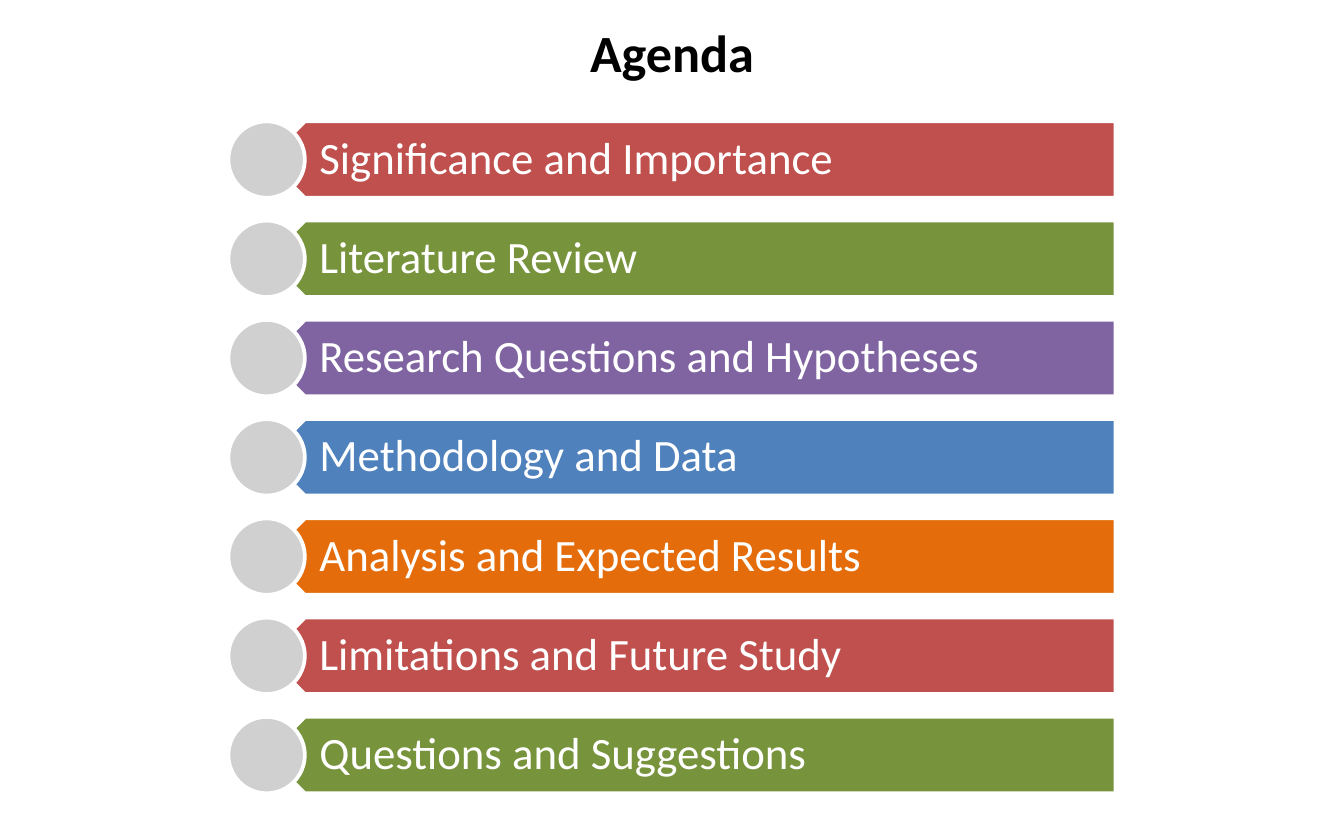
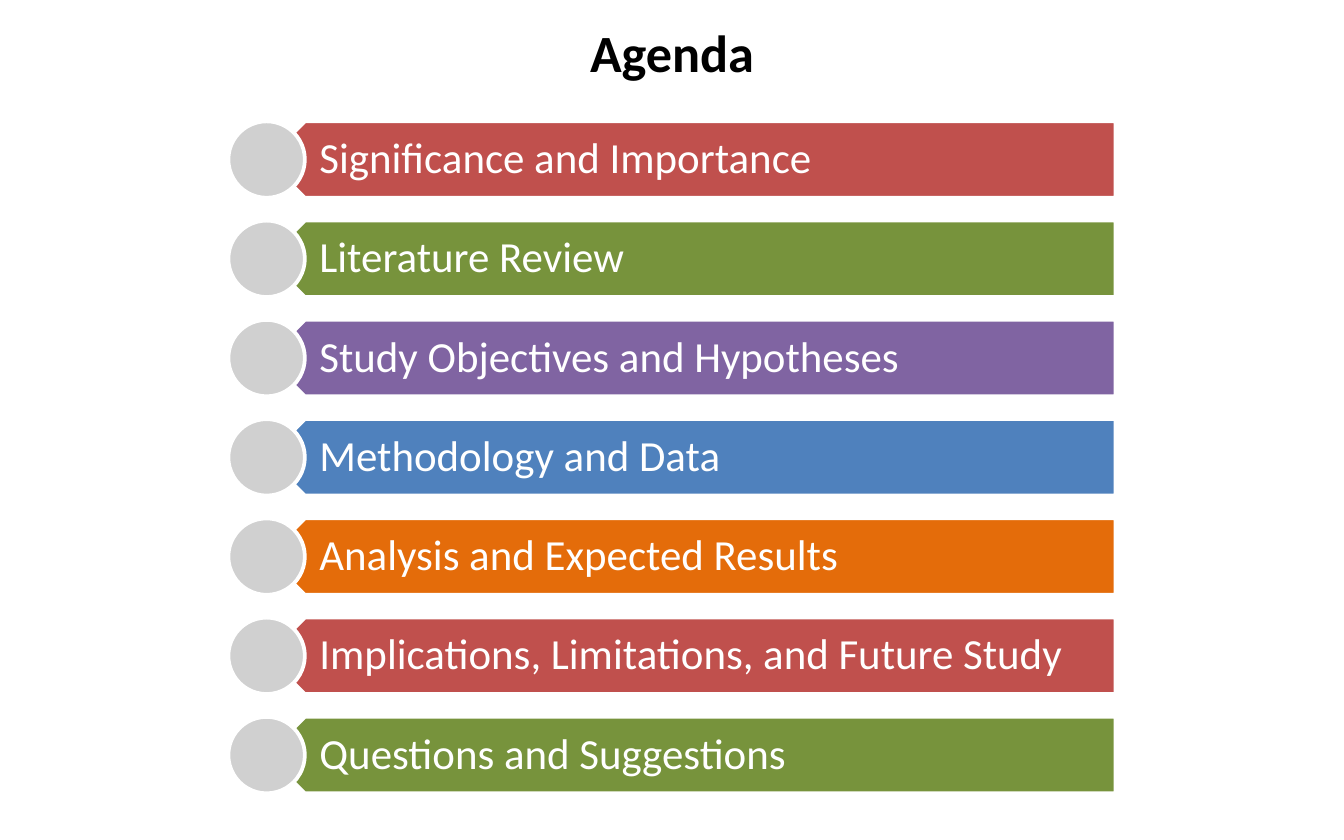
Before and after one commit to SLU-Courses-Townes/SOC5600, a slide deck: slide 2 of FinalProject/Presentation/Townes_SOC5600_FinalProject_Presentation.pptx. Drawn at 1344x840 pixels with LibreOffice and Linux fonts; fonts in the diff are those of the drawing; grey boxes stand for pictures. Boxes give left, top, right and bottom in pixels: in the first picture for what was removed or moved away, otherwise in the second. Text is boxed around its words. In the diff, an @@ line names an element or a change of style, - is before the commit and + after.

```diff
--- a/FinalProject/Presentation/Townes_SOC5600_FinalProject_Presentation.pptx
+++ b/FinalProject/Presentation/Townes_SOC5600_FinalProject_Presentation.pptx
@@ text at [319,342,898,380]: text changed; size 24 to 23 pt @@
-Research Questions and Hypotheses
+Study Objectives and Hypotheses
@@ text at [319,639,1062,676]: text changed; size 24 to 23 pt @@
-Limitations and Future Study
+Implications, Limitations, and Future Study
@@ size 24 to 23 pt in 5 elements at [319,143,812,181], [319,242,624,273], [319,441,720,479], [319,540,838,577], [319,739,785,777] @@
```
Also in this commit, not shown: 6 other slides changed, 1 slide added.
